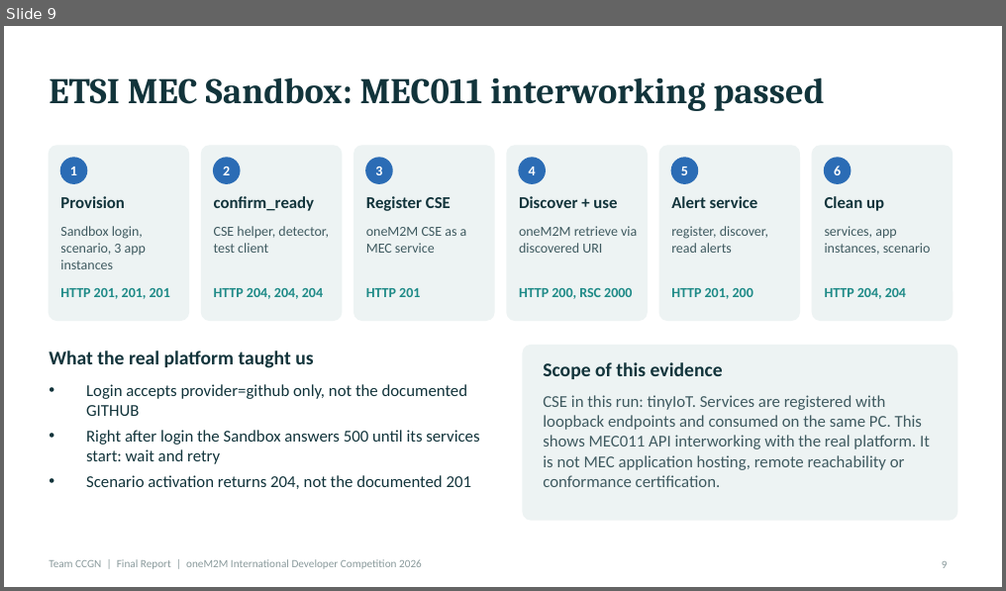
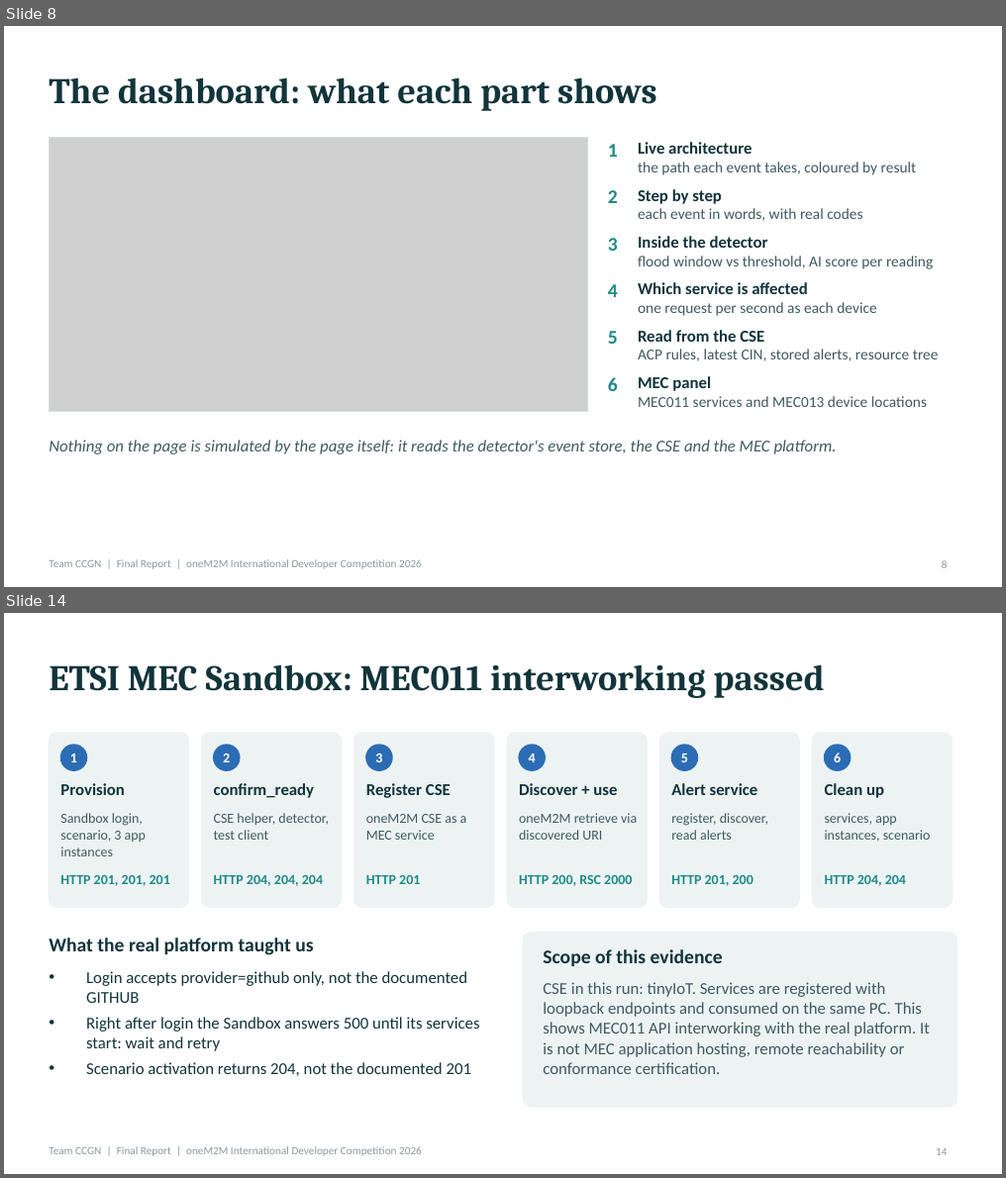
Before and after one commit to easycode42/ccgn-edge-iot-security, a slide deck: deliverables/CCGN_Final_Report.pptx. Shown one above the other, each under a label of ours: slide 9 before the commit, slides 8 and 14 after it; the slides between them are not shown. The pictures are 1006x591 and 1006x1178 pixels, drawn with LibreOffice and Linux fonts; fonts in the diff are those of the drawing; grey boxes stand for pictures. Boxes give left, top, right and bottom in pixels: in the first picture for what was removed or moved away, otherwise in the second. Text is boxed around its words. In the diff, an @@ line names an element or a change of style, - is before the commit and + after.

```diff
--- a/deliverables/CCGN_Final_Report.pptx
+++ b/deliverables/CCGN_Final_Report.pptx
@@ slide 8 added at (4, 26, 1002, 587), background #FFFFFF; not listed: 1 template element that a slide beside it also shows @@
@@ title added at (49, 77, 657, 111), 26 pt, text #12343B, bold @@
+The dashboard: what each part shows
@@ picture added at (49, 138, 588, 411) @@
@@ rectangle added at (49, 138, 588, 411), outline #D5DFE0 0.75 pt @@
@@ text added at (608, 144, 618, 157), 14 pt, text #1E8A87, bold @@
+1
@@ text added at (638, 142, 917, 175), 11 pt, text #3F5A60 @@
+Live architecture
+the path each event takes, coloured by result
@@ text added at (608, 190, 618, 203), 14 pt, text #1E8A87, bold @@
+2
@@ text added at (638, 189, 862, 221), 11 pt, text #3F5A60 @@
+Step by step
+each event in words, with real codes
@@ text added at (608, 238, 618, 251), 14 pt, text #1E8A87, bold @@
+3
@@ text added at (638, 236, 933, 270), 11 pt, text #3F5A60 @@
+Inside the detector
+flood window vs threshold, AI score per reading
@@ text added at (608, 284, 618, 297), 14 pt, text #1E8A87, bold @@
+4
@@ text added at (638, 282, 876, 316), 11 pt, text #3F5A60 @@
+Which service is affected
+one request per second as each device
@@ text added at (608, 331, 618, 344), 14 pt, text #1E8A87, bold @@
+5
@@ text added at (638, 330, 939, 362), 11 pt, text #3F5A60 @@
+Read from the CSE
+ACP rules, latest CIN, stored alerts, resource tree
@@ text added at (608, 377, 618, 391), 14 pt, text #1E8A87, bold @@
+6
@@ text added at (638, 376, 927, 407), 11 pt, text #3F5A60 @@
+MEC panel
+MEC011 services and MEC013 device locations
@@ text added at (49, 440, 837, 455), 12 pt, text #3F5A60, italic @@
+Nothing on the page is simulated by the page itself: it reads the detector's event store, the CSE and the MEC platform.
@@ page number added at (942, 561, 947, 569), 8 pt, text #8A9A9C @@
+8
@@ what was slide 9 is now slide 14 @@
@@ page number at (936, 1149, 946, 1156): text changed @@
-9
+14
```
Also in this commit, not shown: 5 slides changed, 9 other slides added, 5 slides removed, 44 other files.
